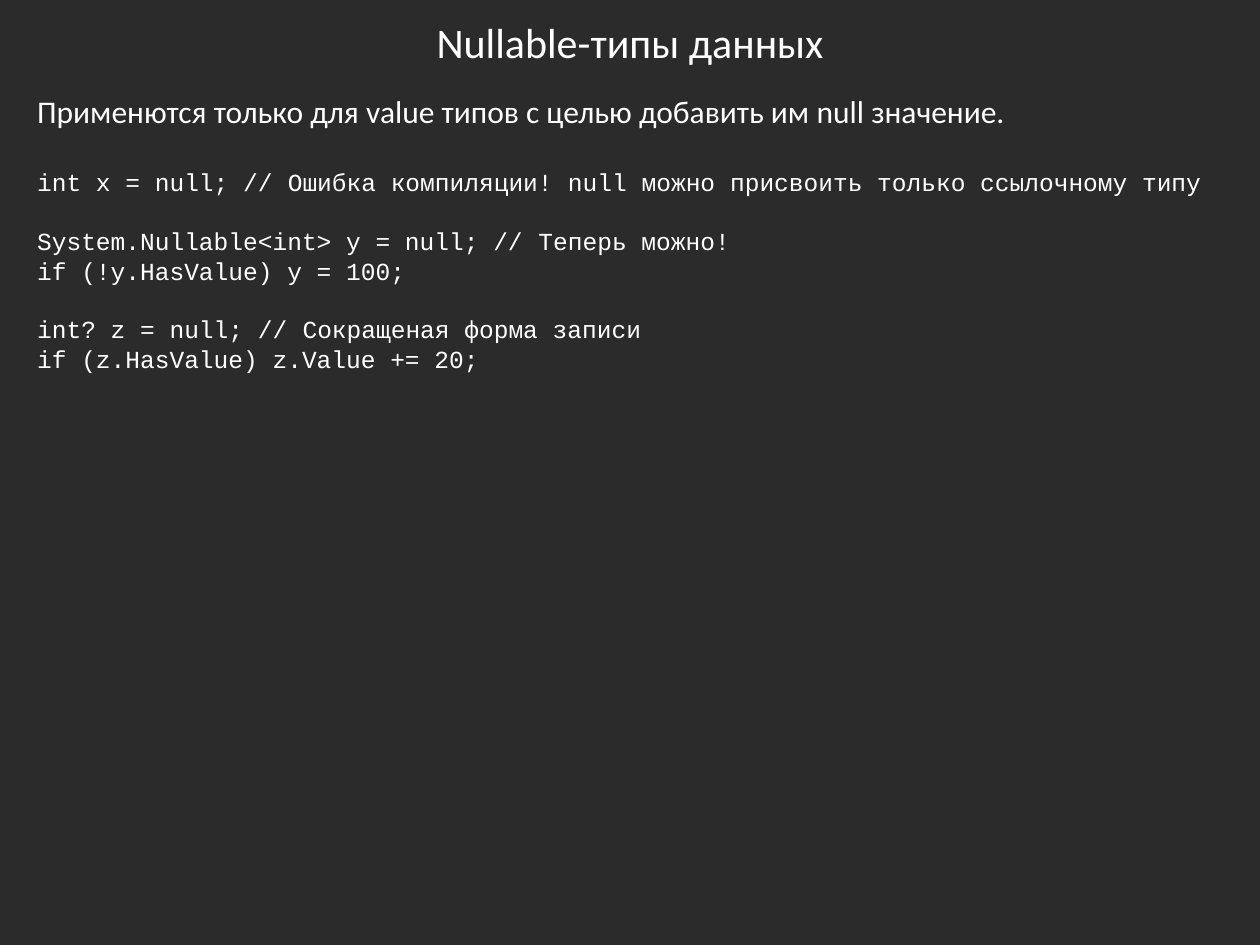
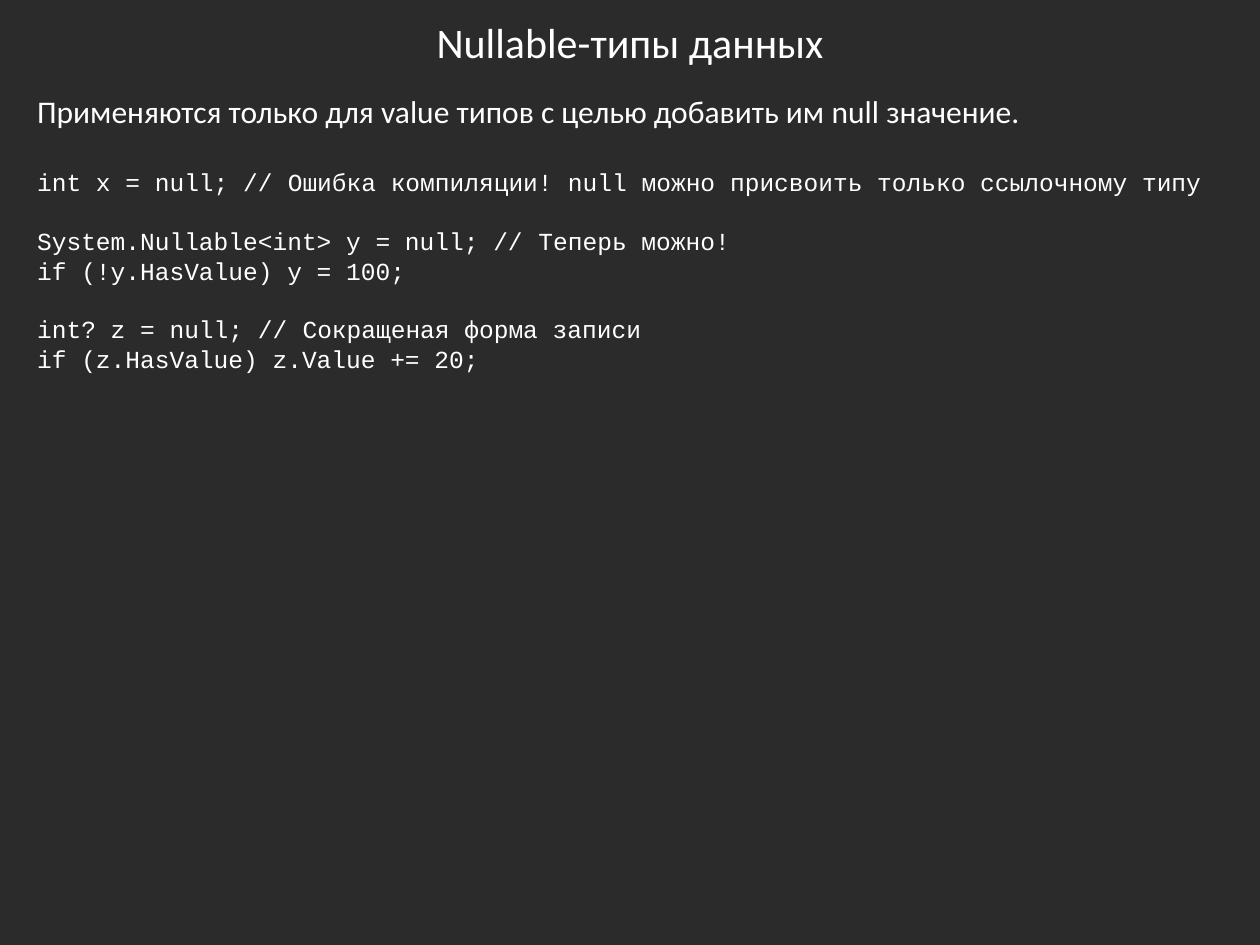
Before and after one commit to bazile/Training, a slide deck: slide 15 of Presentation/lesson-01.pptx. Drawn at 1260x945 pixels with LibreOffice and Linux fonts; fonts in the diff are those of the drawing; background and template pictures are left out; a plain dark background stands for a picture behind light text. Boxes give left, top, right and bottom in pixels: in the first picture for what was removed or moved away, otherwise in the second. Text is boxed around its words. In the diff, an @@ line names an element or a change of style, - is before the commit and + after.

```diff
--- a/Presentation/lesson-01.pptx
+++ b/Presentation/lesson-01.pptx
@@ text at bbox=[37, 101, 1019, 128]: text changed @@
-Применются только для value типов с целью добавить им null значение.
+Применяются только для value типов с целью добавить им null значение.
```
Also in this commit, not shown: 1 other slide changed, 3 other files.
